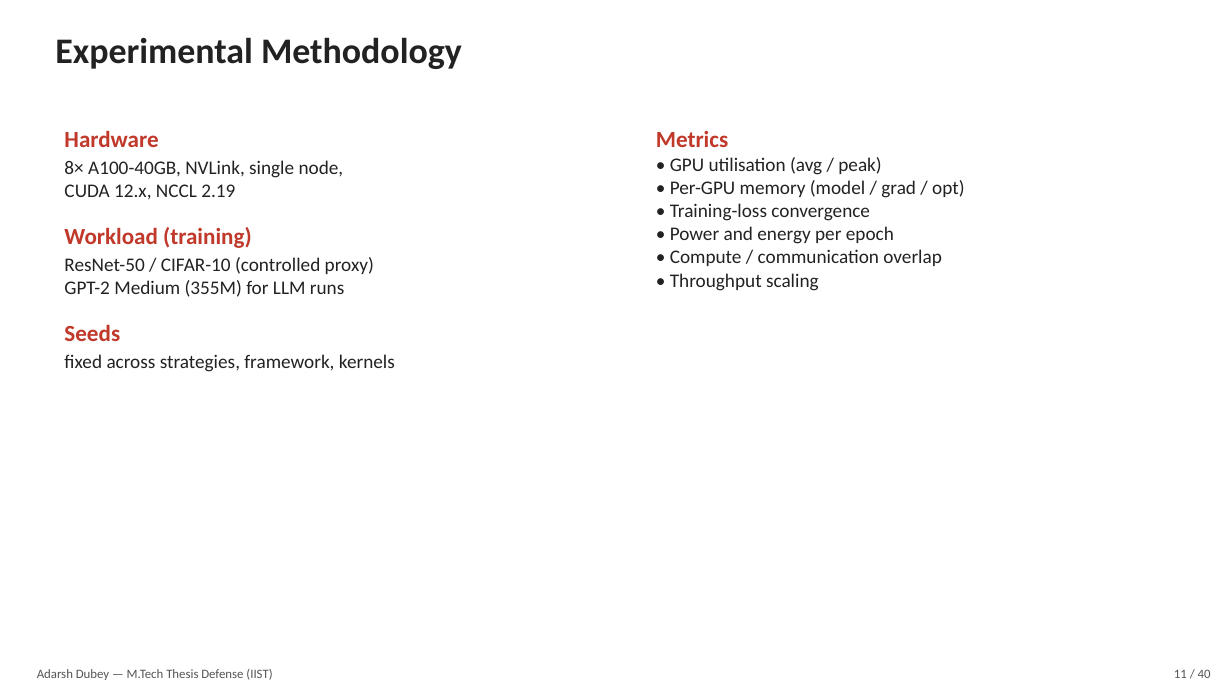
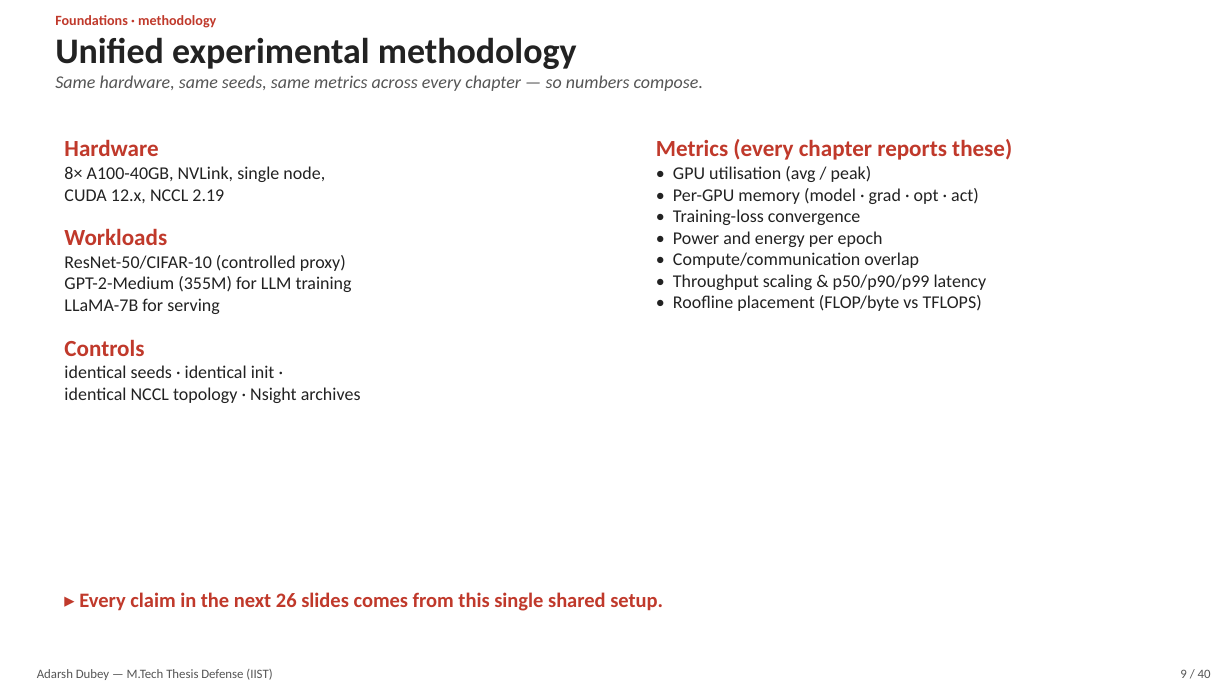
Before and after one commit to adubey-ai/mtech-thesis, a slide deck: slide 9 of thesis_defense.pptx (slide 11 before the commit). Drawn at 1232x693 pixels with LibreOffice and Linux fonts; fonts in the diff are those of the drawing. Boxes give left, top, right and bottom in pixels: in the first picture for what was removed or moved away, otherwise in the second. Text is boxed around its words. In the diff, an @@ line names an element or a change of style, - is before the commit and + after.

```diff
--- a/thesis_defense.pptx
+++ b/thesis_defense.pptx
@@ text at bbox=[55, 15, 216, 28]: text changed; size 28 to 11 pt; text colour #222222 to #C0392B @@
-Experimental Methodology
+Foundations · methodology
@@ text added at bbox=[55, 37, 703, 91], 14 pt, text #555555, italic @@
+Unified experimental methodology
+Same hardware, same seeds, same metrics across every chapter — so numbers compose.
@@ text "Hardware": place and size @@
-text "Hardware" at bbox=[64, 130, 395, 372]
+text "Hardware" at bbox=[64, 139, 361, 403]
@@ text at bbox=[64, 139, 325, 203]: size 15 to 14 pt in "8× A100-40GB, NVLink, single node, CUDA 12.x, ..."; less space between paragraphs @@
@@ text "Metrics (every chapter reports these)": place and size @@
-text "Metrics (every chapter reports these)" at bbox=[656, 131, 964, 291]
+text "Metrics (every chapter reports these)" at bbox=[656, 139, 1012, 311]
@@ text at bbox=[656, 139, 1012, 160]: text changed @@
-Metrics
+Metrics (every chapter reports these)
@@ text at bbox=[673, 166, 883, 247]: size 15 to 14 pt in "• GPU utilisation (avg / peak)", "• Training-loss convergence", "• Power and energy per epoch" @@
@@ text at bbox=[673, 188, 979, 204]: text changed; size 15 to 14 pt @@
-• Per-GPU memory (model / grad / opt)
+• Per-GPU memory (model · grad · opt · act)
@@ text at bbox=[64, 228, 361, 403]: text changed; size 15 to 14 pt @@
-Workload (training)
-ResNet-50 / CIFAR-10 (controlled proxy)
-GPT-2 Medium (355M) for LLM runs
-Seeds
-fixed across strategies, framework, kernels
+Workloads
+ResNet-50/CIFAR-10 (controlled proxy)
+GPT-2-Medium (355M) for LLM training
+LLaMA-7B for serving
+Controls
+identical seeds · identical init ·
+identical NCCL topology · Nsight archives
@@ text at bbox=[673, 252, 987, 311]: text changed; size 15 to 14 pt @@
-• Compute / communication overlap
-• Throughput scaling
+• Compute/communication overlap
+• Throughput scaling & p50/p90/p99 latency
+• Roofline placement (FLOP/byte vs TFLOPS)
@@ text added at bbox=[79, 592, 663, 611], 16 pt, text #C0392B, bold @@
+▸ Every claim in the next 26 slides comes from this single shared setup.
@@ text at bbox=[1180, 669, 1211, 678]: text changed @@
-11 / 40
+9 / 40
```
Also in this commit, not shown: 30 other slides changed, 9 slides added, 9 slides removed, 1 other file.
